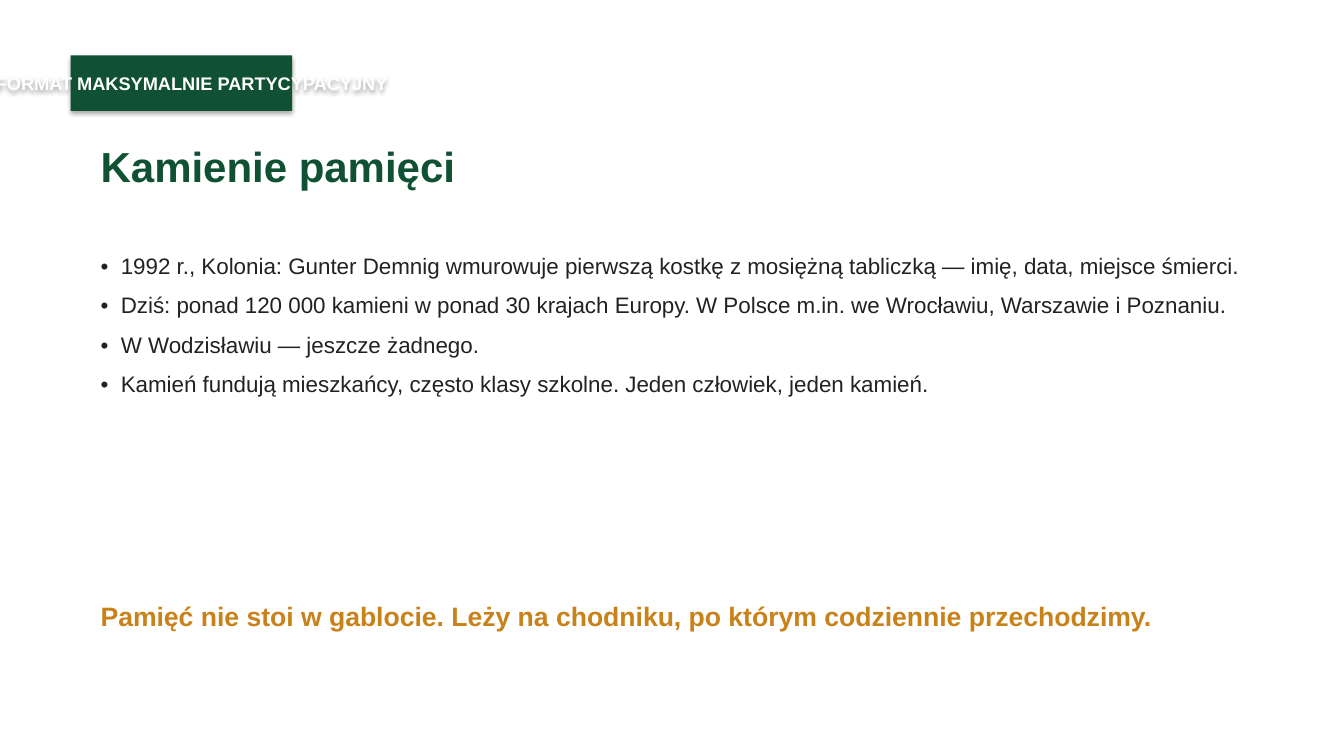
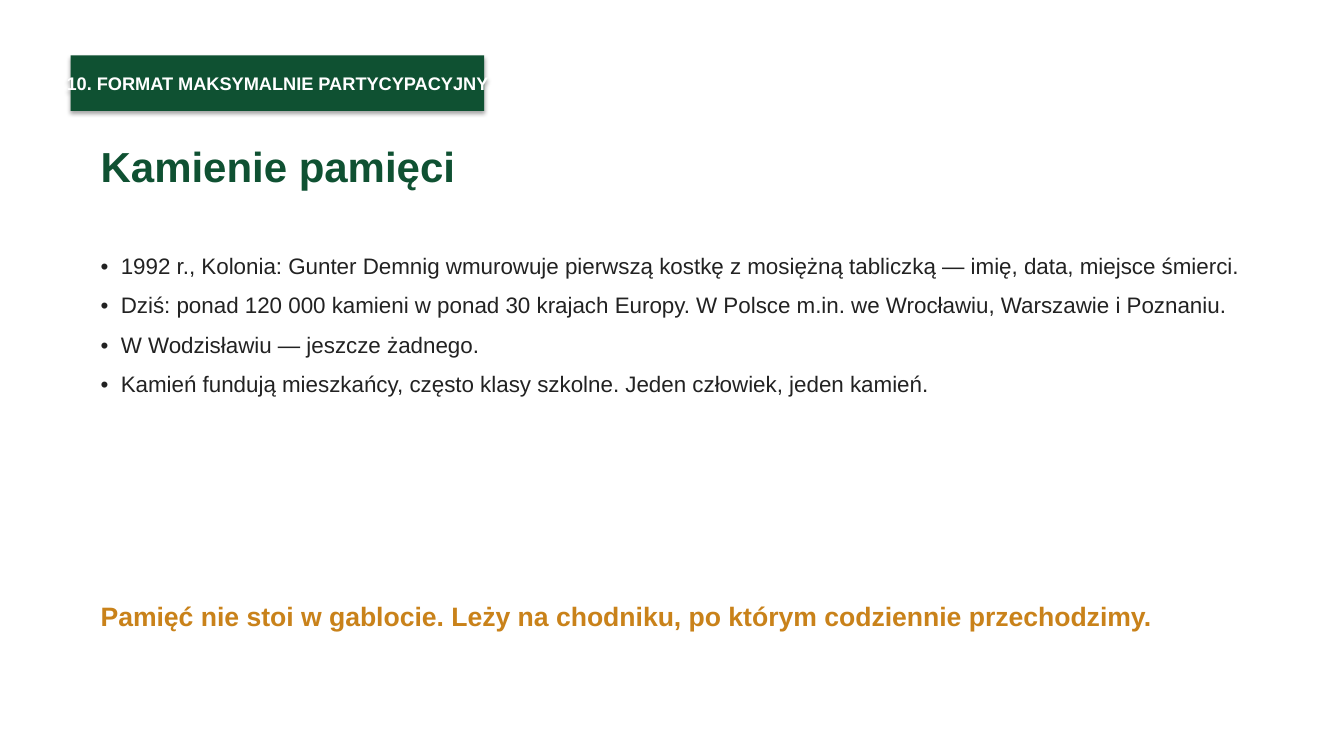
Before and after one commit to mszana-info/mszana, a slide deck: slide 14 of seminarium/prezentacja-muzeum-bez-scian.pptx (slide 13 before the commit). Drawn at 1344x756 pixels with LibreOffice and Linux fonts; fonts in the diff are those of the drawing. Boxes give left, top, right and bottom in pixels: in the first picture for what was removed or moved away, otherwise in the second. Text is boxed around its words. In the diff, an @@ line names an element or a change of style, - is before the commit and + after.

```diff
--- a/seminarium/prezentacja-muzeum-bez-scian.pptx
+++ b/seminarium/prezentacja-muzeum-bez-scian.pptx
@@ rectangle "10. FORMAT MAKSYMALNIE PARTYCYPACYJNY": place and size @@
-rectangle "10. FORMAT MAKSYMALNIE PARTYCYPACYJNY" at [71, 55, 292, 111]
+rectangle "10. FORMAT MAKSYMALNIE PARTYCYPACYJNY" at [71, 55, 484, 111]
@@ text in rectangle at [67, 76, 488, 94]: text changed @@
-9. FORMAT MAKSYMALNIE PARTYCYPACYJNY
+10. FORMAT MAKSYMALNIE PARTYCYPACYJNY
```
Also in this commit, not shown: 19 other slides changed, 1 slide added, 10 other files.
